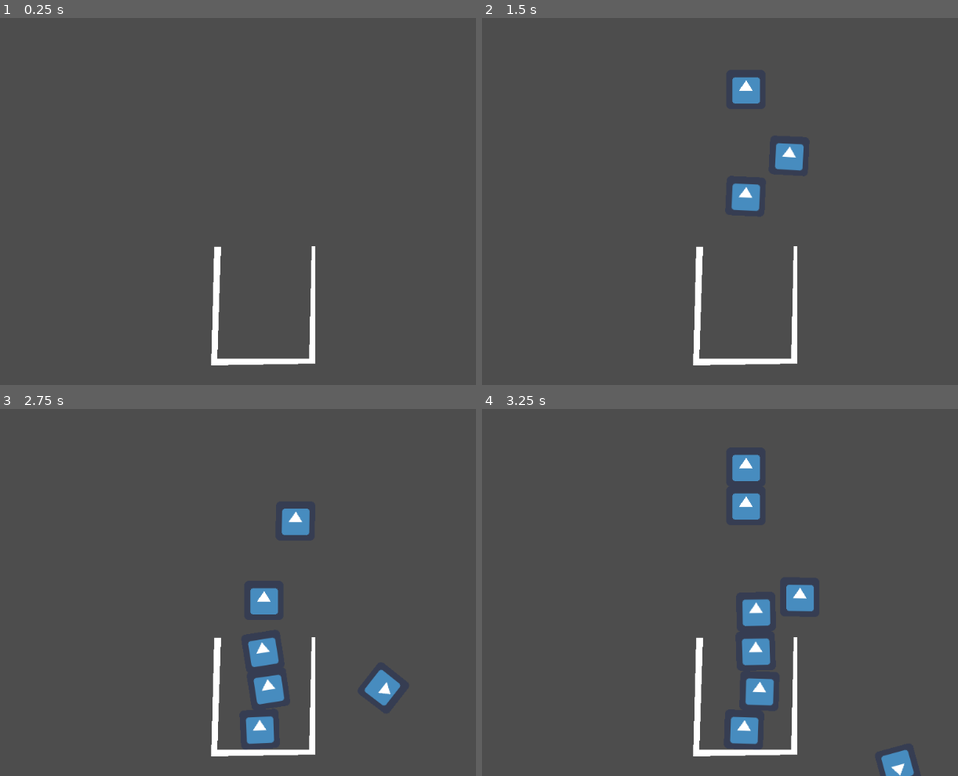
Above: before the commit, frames 1-4 (two rows, left to right).
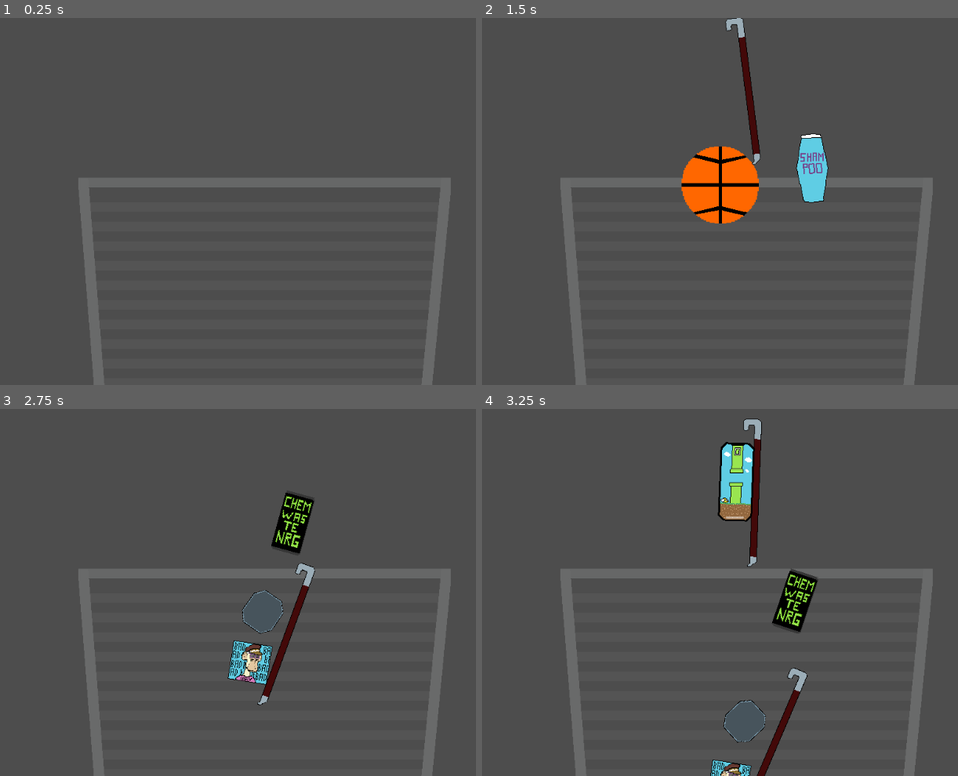
Above: after the commit, the same moments.

Repository: TinyWhaleCloud/ld50-trashytowers
Game: Godot game, scene res://screens/title_screen/TitleScreen.tscn
Same seed, same stepped clock (60 frames per second), same inputs: the game is played once before the commit and once after it. The engine's default icon, where the game draws it, is replaced by a stand-in: a white triangle on a blue panel in a dark square.
Inputs:
- Up to frame 1 (0.25 s): no input
- Up to frame 2 (1.5 s): tap Enter (ui_accept) at 0.5, 1.35 s; hold Right (ui_right) 0.53-1.28 s; hold Enter (ui_accept) 0.53-1.28 s; hold Down (ui_down) from 1.28 s (still down)
- Up to frame 3 (2.75 s): tap Enter (ui_accept) at 1.52, 1.82 s; release Down (ui_down) at 2.03 s; hold Right (ui_right) from 2.03 s (still down); hold Enter (ui_accept) from 2.03 s (still down)
- Up to frame 4 (3.25 s): release Right (ui_right) at 2.78 s; release Enter (ui_accept) at 2.78 s; hold Up (ui_up) from 2.78 s (still down); tap Enter (ui_accept) at 2.85, 3.02 s

The runs differ from the first frame. In frame 1, 5.5% of the frame differs, in the area x 16-95%, y 43-100%; in frame 2, 10%; in frame 3, 10%; in frame 4, 12%, in the area x 16-95%, y 2-100%.

Commit message:
Add different kinds of trash
Closes #14.

Diff:
--- a/src/objects/trash/Trash.tscn
+++ b/src/objects/trash/Trash.tscn
@@ -1,10 +1,7 @@
-[gd_scene load_steps=4 format=2]
+[gd_scene load_steps=3 format=2]
 
 [ext_resource path="res://icon.png" type="Texture" id=1]
 [ext_resource path="res://objects/trash/Trash.gd" type="Script" id=2]
-
-[sub_resource type="RectangleShape2D" id=1]
-extents = Vector2( 31.5, 32 )
 
 [node name="Trash" type="RigidBody2D"]
 contacts_reported = 1
@@ -14,8 +11,4 @@
 [node name="Sprite" type="Sprite" parent="."]
 texture = ExtResource( 1 )
 
-[node name="CollisionShape2D" type="CollisionShape2D" parent="."]
-position = Vector2( -0.5, 0 )
-shape = SubResource( 1 )
-
 [connection signal="body_entered" from="." to="." method="_on_Trash_body_entered"]
--- /dev/null
+++ b/src/objects/trash/kinds/basketball/Basketball.gd
@@ -0,0 +1,2 @@
+class_name Basketball
+extends Trash
--- /dev/null
+++ b/src/objects/trash/kinds/basketball/Basketball.tscn
@@ -0,0 +1,15 @@
+[gd_scene load_steps=4 format=2]
+
+[ext_resource path="res://objects/trash/kinds/basketball/basketball.png" type="Texture" id=1]
+[ext_resource path="res://objects/trash/Trash.tscn" type="PackedScene" id=2]
+
+[sub_resource type="CircleShape2D" id=1]
+radius = 64.1249
+
+[node name="Basketball" instance=ExtResource( 2 )]
+
+[node name="Sprite" parent="." index="0"]
+texture = ExtResource( 1 )
+
+[node name="CollisionShape2D" type="CollisionShape2D" parent="." index="1"]
+shape = SubResource( 1 )
--- /dev/null
+++ b/src/objects/trash/kinds/bodyspray/Bodyspray.tscn
@@ -0,0 +1,12 @@
+[gd_scene load_steps=3 format=2]
+
+[ext_resource path="res://objects/trash/Trash.tscn" type="PackedScene" id=1]
+[ext_resource path="res://objects/trash/kinds/bodyspray/bodyspray.png" type="Texture" id=2]
+
+[node name="Bodyspray" instance=ExtResource( 1 )]
+
+[node name="Sprite" parent="." index="0"]
+texture = ExtResource( 2 )
+
+[node name="CollisionPolygon2D" type="CollisionPolygon2D" parent="." index="1"]
+polygon = PoolVector2Array( -45, -23, 46, -24, 49, -18, 62, -18, 62, 16, 50, 16, 49, 21, 45, 25, -45, 25, -49, 22, -49, -21 )
--- /dev/null
+++ b/src/objects/trash/kinds/crowbar/Crowbar.tscn
@@ -0,0 +1,12 @@
+[gd_scene load_steps=3 format=2]
+
+[ext_resource path="res://objects/trash/Trash.tscn" type="PackedScene" id=1]
+[ext_resource path="res://objects/trash/kinds/crowbar/crowbar.png" type="Texture" id=2]
+
+[node name="Crowbar" instance=ExtResource( 1 )]
+
+[node name="Sprite" parent="." index="0"]
+texture = ExtResource( 2 )
+
+[node name="CollisionPolygon2D" type="CollisionPolygon2D" parent="." index="1"]
+polygon = PoolVector2Array( -23, -98, -16, -98, -15, -108, -6, -108, -5, -103, -5, 119, -8, 122, -8, 123, -2, 123, 7, 114, 6, -113, 3, -117, -19, -117, -23, -113 )
--- /dev/null
+++ b/src/objects/trash/kinds/energydrink/Energydrink.tscn
@@ -0,0 +1,12 @@
+[gd_scene load_steps=3 format=2]
+
+[ext_resource path="res://objects/trash/Trash.tscn" type="PackedScene" id=1]
+[ext_resource path="res://objects/trash/kinds/energydrink/energydrink.png" type="Texture" id=2]
+
+[node name="Energydrink" instance=ExtResource( 1 )]
+
+[node name="Sprite" parent="." index="0"]
+texture = ExtResource( 2 )
+
+[node name="CollisionPolygon2D" type="CollisionPolygon2D" parent="." index="1"]
+polygon = PoolVector2Array( -24, 45, -21, 49, 22, 49, 25, 46, 25, -45, 24, -49, -24, -49, -24, -45 )
--- /dev/null
+++ b/src/objects/trash/kinds/minidisk/Minidisk.tscn
@@ -0,0 +1,15 @@
+[gd_scene load_steps=4 format=2]
+
+[ext_resource path="res://objects/trash/kinds/minidisk/minidisc.png" type="Texture" id=1]
+[ext_resource path="res://objects/trash/Trash.tscn" type="PackedScene" id=2]
+
+[sub_resource type="CircleShape2D" id=1]
+radius = 31.0
+
+[node name="Minidisk" instance=ExtResource( 2 )]
+
+[node name="Sprite" parent="." index="0"]
+texture = ExtResource( 1 )
+
+[node name="CollisionShape2D" type="CollisionShape2D" parent="." index="1"]
+shape = SubResource( 1 )
--- /dev/null
+++ b/src/objects/trash/kinds/nondescriptpackaging/Nondescriptpackaging.tscn
@@ -0,0 +1,12 @@
+[gd_scene load_steps=3 format=2]
+
+[ext_resource path="res://objects/trash/Trash.tscn" type="PackedScene" id=1]
+[ext_resource path="res://objects/trash/kinds/nondescriptpackaging/nondescriptpackaging.png" type="Texture" id=2]
+
+[node name="Nondescriptpackaging" instance=ExtResource( 1 )]
+
+[node name="Sprite" parent="." index="0"]
+texture = ExtResource( 2 )
+
+[node name="CollisionPolygon2D" type="CollisionPolygon2D" parent="." index="1"]
+polygon = PoolVector2Array( -17, -32, 17, -32, 30, -17, 30, 17, 18, 32, -17, 32, -29, 17, -29, -18 )
--- /dev/null
+++ b/src/objects/trash/kinds/phone/Phone.tscn
@@ -0,0 +1,12 @@
+[gd_scene load_steps=3 format=2]
+
+[ext_resource path="res://objects/trash/Trash.tscn" type="PackedScene" id=1]
+[ext_resource path="res://objects/trash/kinds/phone/phone.png" type="Texture" id=2]
+
+[node name="Phone" instance=ExtResource( 1 )]
+
+[node name="Sprite" parent="." index="0"]
+texture = ExtResource( 2 )
+
+[node name="CollisionPolygon2D" type="CollisionPolygon2D" parent="." index="1"]
+polygon = PoolVector2Array( -20, -64, 20, -64, 28, -55, 28, 56, 20, 64, -19, 64, -27, 56, -28, -56 )
--- /dev/null
+++ b/src/objects/trash/kinds/shampoobottle/ShampooBottle.tscn
@@ -0,0 +1,12 @@
+[gd_scene load_steps=3 format=2]
+
+[ext_resource path="res://objects/trash/Trash.tscn" type="PackedScene" id=1]
+[ext_resource path="res://objects/trash/kinds/shampoobottle/shampoobottle.png" type="Texture" id=2]
+
+[node name="ShampooBottle" instance=ExtResource( 1 )]
+
+[node name="Sprite" parent="." index="0"]
+texture = ExtResource( 2 )
+
+[node name="CollisionPolygon2D" type="CollisionPolygon2D" parent="." index="1"]
+polygon = PoolVector2Array( -15, -54, -8, -56, 7, -56, 15, -54, 25, -2, 25, 3, 16, 54, 8, 55, -7, 55, -15, 54, -25, 3, -25, -3 )
--- /dev/null
+++ b/src/objects/trash/kinds/ugly_monkey_picture/UglyMonkeyPicture.tscn
@@ -0,0 +1,15 @@
+[gd_scene load_steps=4 format=2]
+
+[ext_resource path="res://objects/trash/Trash.tscn" type="PackedScene" id=1]
+[ext_resource path="res://objects/trash/kinds/ugly_monkey_picture/fuckinguglyshittymonkeypicture.png" type="Texture" id=2]
+
+[sub_resource type="RectangleShape2D" id=1]
+extents = Vector2( 32, 32 )
+
+[node name="UglyMonkeyPicture" instance=ExtResource( 1 )]
+
+[node name="Sprite" parent="." index="0"]
+texture = ExtResource( 2 )
+
+[node name="CollisionShape2D" type="CollisionShape2D" parent="." index="1"]
+shape = SubResource( 1 )
--- /dev/null
+++ b/src/objects/trash/kinds/waterbottle/WaterBottle.tscn
@@ -0,0 +1,12 @@
+[gd_scene load_steps=3 format=2]
+
+[ext_resource path="res://objects/trash/Trash.tscn" type="PackedScene" id=1]
+[ext_resource path="res://objects/trash/kinds/waterbottle/waterbottle.png" type="Texture" id=2]
+
+[node name="WaterBottle" instance=ExtResource( 1 )]
+
+[node name="Sprite" parent="." index="0"]
+texture = ExtResource( 2 )
+
+[node name="CollisionPolygon2D" type="CollisionPolygon2D" parent="." index="1"]
+polygon = PoolVector2Array( -9, -58, 10, -58, 10, -51, 7, -51, 18, -19, 19, 51, 15, 62, -14, 62, -18, 51, -18, -19, -6, -51, -9, -51 )
--- a/src/objects/trash_bin/TrashBin.tscn
+++ b/src/objects/trash_bin/TrashBin.tscn
@@ -1,11 +1,11 @@
-[gd_scene format=2]
+[gd_scene load_steps=2 format=2]
+
+[ext_resource path="res://objects/trash_bin/trashcan.png" type="Texture" id=1]
 
 [node name="TrashBin" type="StaticBody2D"]
 
 [node name="CollisionPolygon2D" type="CollisionPolygon2D" parent="."]
-polygon = PoolVector2Array( -71, -182, -77, -1, 73, 0, 77, -184, 84, -184, 84, 9, -87, 11, -83, -183 )
+polygon = PoolVector2Array( -285, -294, -240, 303, 234, 301, 294, -295, 306, -295, 248, 320, -254, 323, -303, -295 )
 
-[node name="Polygon2D" type="Polygon2D" parent="."]
-position = Vector2( 3, -184 )
-scale = Vector2( 1, 1.33562 )
-polygon = PoolVector2Array( -74, 1, -80, 138, 70, 138, 74, 0, 80, 0, 80, 144, -90, 146, -85, 1 )
+[node name="Sprite" type="Sprite" parent="."]
+texture = ExtResource( 1 )
--- a/src/project.godot
+++ b/src/project.godot
@@ -9,6 +9,11 @@
 config_version=4
 
 _global_script_classes=[ {
+"base": "Trash",
+"class": "Basketball",
+"language": "GDScript",
+"path": "res://objects/trash/kinds/basketball/Basketball.gd"
+}, {
 "base": "Node2D",
 "class": "Player",
 "language": "GDScript",
@@ -20,6 +25,7 @@
 "path": "res://objects/trash/Trash.gd"
 } ]
 _global_script_class_icons={
+"Basketball": "",
 "Player": "",
 "Trash": ""
 }
--- a/src/screens/main_game/MainGame.gd
+++ b/src/screens/main_game/MainGame.gd
@@ -1,7 +1,34 @@
 extends Node2D
 
 # Packed scenes
-var trash_scene = preload("res://objects/trash/Trash.tscn")
+var basketball_scene = preload("res://objects/trash/kinds/basketball/Basketball.tscn")
+var bodyspray_scene = preload("res://objects/trash/kinds/bodyspray/Bodyspray.tscn")
+var crowbar_scene = preload("res://objects/trash/kinds/crowbar/Crowbar.tscn")
+var energydrink_scene = preload("res://objects/trash/kinds/energydrink/Energydrink.tscn")
+var ugly_mokey_picture_scene = preload("res://objects/trash/kinds/ugly_monkey_picture/UglyMonkeyPicture.tscn")
+var minidisk_scene = preload("res://objects/trash/kinds/minidisk/Minidisk.tscn")
+var nondescriptpackaging_scene = preload("res://objects/trash/kinds/nondescriptpackaging/Nondescriptpackaging.tscn")
+var phone_scene = preload("res://objects/trash/kinds/phone/Phone.tscn")
+var shampoo_scene = preload("res://objects/trash/kinds/shampoobottle/ShampooBottle.tscn")
+var water_scene = preload("res://objects/trash/kinds/waterbottle/WaterBottle.tscn")
+
+var randomizer = RandomNumberGenerator.new()
+
+var trash_kinds = [
+    preload("res://objects/trash/kinds/basketball/Basketball.tscn"),
+    preload("res://objects/trash/kinds/bodyspray/Bodyspray.tscn"),
+    preload("res://objects/trash/kinds/crowbar/Crowbar.tscn"),
+    preload("res://objects/trash/kinds/energydrink/Energydrink.tscn"),
+    preload("res://objects/trash/kinds/ugly_monkey_picture/UglyMonkeyPicture.tscn"),
+    preload("res://objects/trash/kinds/minidisk/Minidisk.tscn"),
+    preload("res://objects/trash/kinds/nondescriptpackaging/Nondescriptpackaging.tscn"),
+    preload("res://objects/trash/kinds/phone/Phone.tscn"),
+    preload("res://objects/trash/kinds/shampoobottle/ShampooBottle.tscn"),
+    preload("res://objects/trash/kinds/waterbottle/WaterBottle.tscn"),
+]
+
+func _ready():
+    randomizer.randomize()
 
 func _input(event):
     # TODO: Only for testing. Spawning trash should be automatic
@@ -11,7 +38,7 @@
 # Spawn new trash controlled by the player
 func spawn_player_trash():
     # Create new trash object
-    var new_trash = trash_scene.instance()
+    var new_trash = trash_kinds[randomizer.randi_range(0, trash_kinds.size() -1)].instance()
     new_trash.position = $SpawnPosition.position
 
     # Let the player control the trash
Binary file added: src/objects/trash/kinds/basketball/basketball.png
Not shown, added: src/objects/trash/kinds/basketball/basketball.png.import
Binary file added: src/objects/trash/kinds/bodyspray/bodyspray.png
Not shown, added: src/objects/trash/kinds/bodyspray/bodyspray.png.import
Binary file added: src/objects/trash/kinds/crowbar/crowbar.png
Not shown, added: src/objects/trash/kinds/crowbar/crowbar.png.import
Binary file added: src/objects/trash/kinds/energydrink/energydrink.png
Not shown, added: src/objects/trash/kinds/energydrink/energydrink.png.import
Binary file added: src/objects/trash/kinds/minidisk/minidisc.png
Not shown, added: src/objects/trash/kinds/minidisk/minidisc.png.import
Binary file added: src/objects/trash/kinds/nondescriptpackaging/nondescriptpackaging.png
Not shown, added: src/objects/trash/kinds/nondescriptpackaging/nondescriptpackaging.png.import
(and 10 more such lines)
